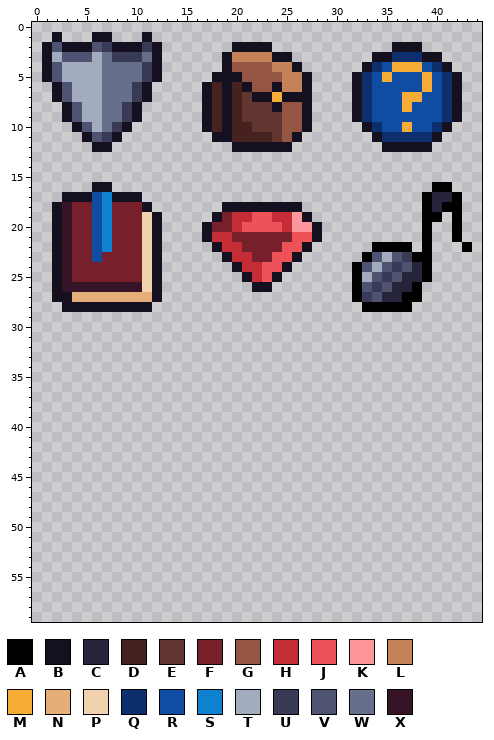
A pixel-art sprite gets an edit: Assets/Art/UI/Icons2.png. This is how it looked before the edit.
The file is 45x60 pixels.
Palette (. is transparent): A #000000  B #141020  C #26243a  D #46211f  E #623530  F #781f2c  G #945542  H #c42c36  J #ed5259  K #fe979b  L #c58158  M #f7ac37  N #e5ae78  P #f0d2af  Q #0d2f6d  R #0f4da3  S #0e82ce  T #a3acbe  U #393a56  V #4e5371  W #67708b  X #351428
Pixels before (only the part around the change), first column x 0:
31 ......................
32 ......................
33 ......................
34 ......................
35 ......................
36 ......................
37 ......................
38 ......................
39 ......................
40 ......................
41 ......................
42 ......................
43 ......................
44 ......................
45 ......................
46 ......................
47 ......................
48 ......................
49 ......................
50 ......................
51 ......................
After the commit:
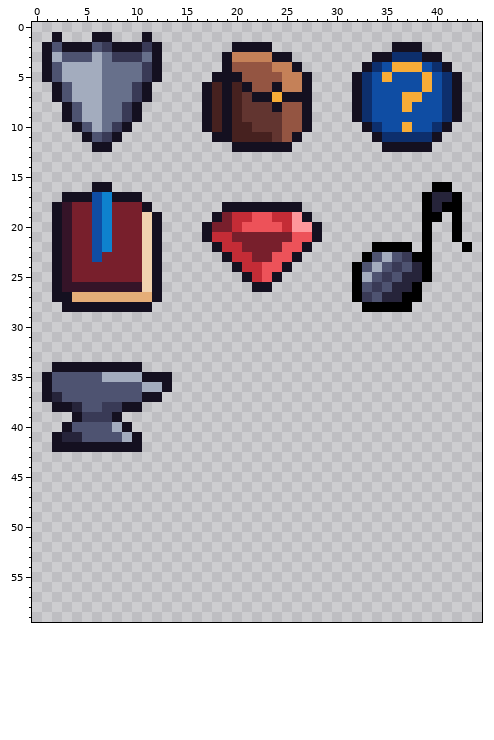
Edits made:
The author put colour B in row 34 at x 2 to 10; in row 35 at x 1 and 11 to 13; in row 36 at x 1 and 13; in row 37 at x 1 and 11 to 12; in row 38 at x 2 to 3 and 9 to 10; in row 39 at x 4 and 8.
The author put colour B in row 40 at x 3 and 9; in row 41 at x 2 and 10; in row 42 at x 2 to 10.
The author put colour C in row 37 at x 2; in row 38 at x 4; in row 41 at x 3 to 4.
The author put colour T in row 35 at x 7 to 10; in row 36 at x 11 to 12; in row 40 at x 8; in row 41 at x 9.
The author put colour U in row 38 at x 7 to 8; in row 39 at x 5 to 7.
The author put colour V in row 35 at x 2 to 6; in row 36 at x 2 to 10; in row 37 at x 3 to 10; in row 38 at x 5 to 6; in row 40 at x 4 to 7; in row 41 at x 5 to 8.
